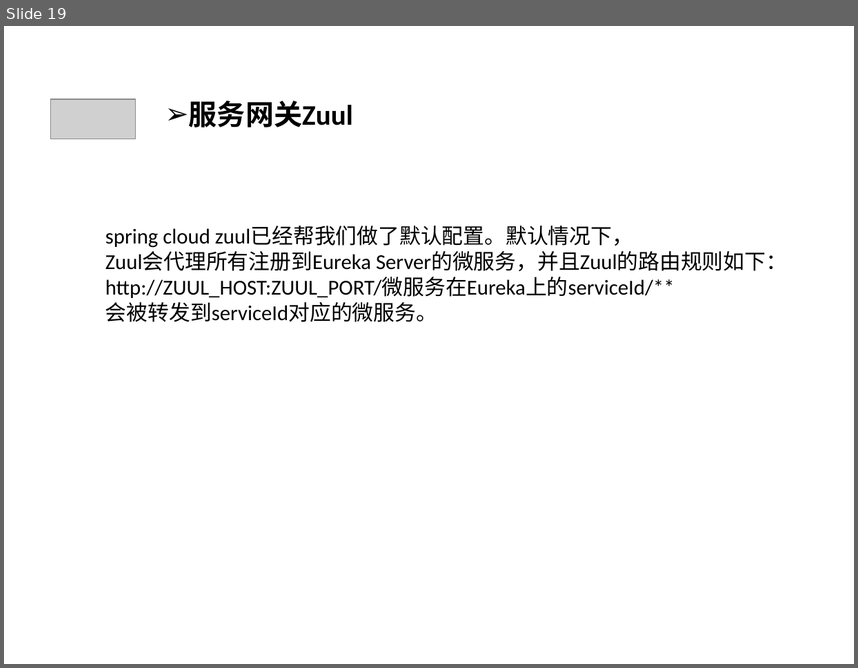
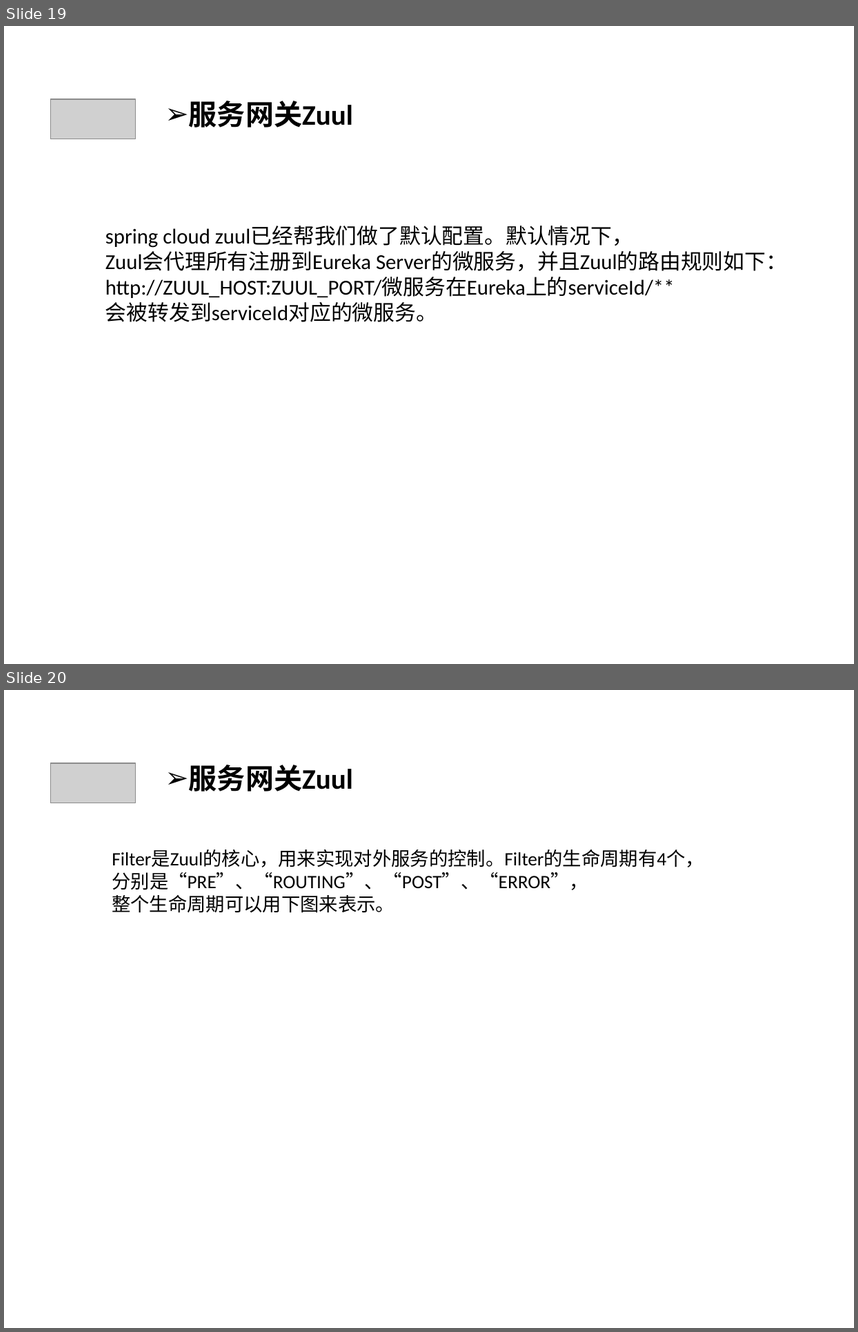
Before and after one commit to qbkken/spring_cloud, a slide deck: spring_cloud.ppt. Shown one above the other, each under a label of ours: slide 19 before the commit, slides 19 and 20 after it. The pictures are 858x668 and 858x1332 pixels, drawn with LibreOffice and Linux fonts; fonts in the diff are those of the drawing; grey boxes stand for pictures. Boxes give left, top, right and bottom in pixels: in the first picture for what was removed or moved away, otherwise in the second. Text is boxed around its words. In the diff, an @@ line names an element or a change of style, - is before the commit and + after.

```diff
--- a/spring_cloud.ppt
+++ b/spring_cloud.ppt
@@ slide 20 added at <box>4,690,854,1328</box>, background #CCE8CF @@
@@ picture added at <box>51,763,136,803</box> @@
@@ text added at <box>189,765,353,791</box>, 24 pt, text #000000, bold @@
+➢ 服务网关Zuul
@@ text added at <box>112,850,704,913</box>, 16 pt, text #000000 @@
+Filter是Zuul的核心，用来实现对外服务的控制。Filter的生命周期有4个，
+分别是“PRE”、“ROUTING”、“POST”、“ERROR”，
+整个生命周期可以用下图来表示。
```
Also in this commit, not shown: 4 slides changed, 7 other slides added, 2 slides removed, 6 other files.
